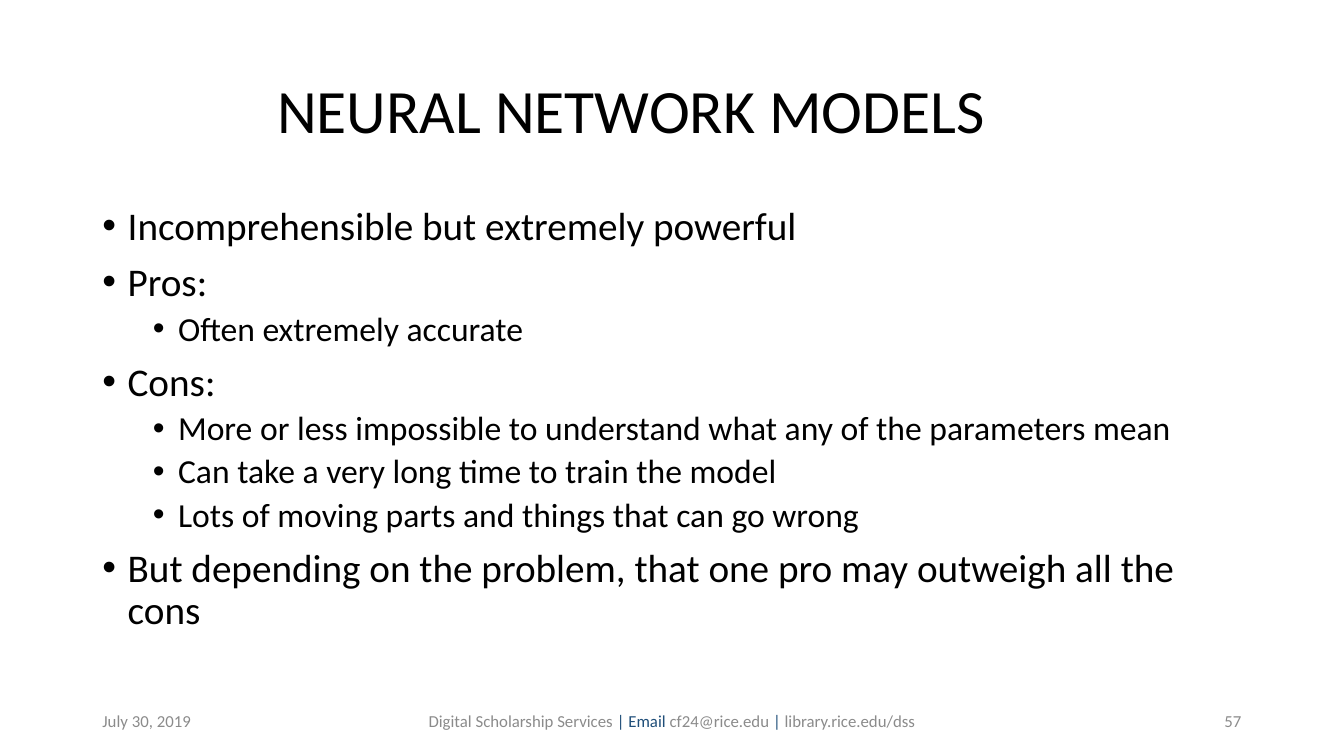
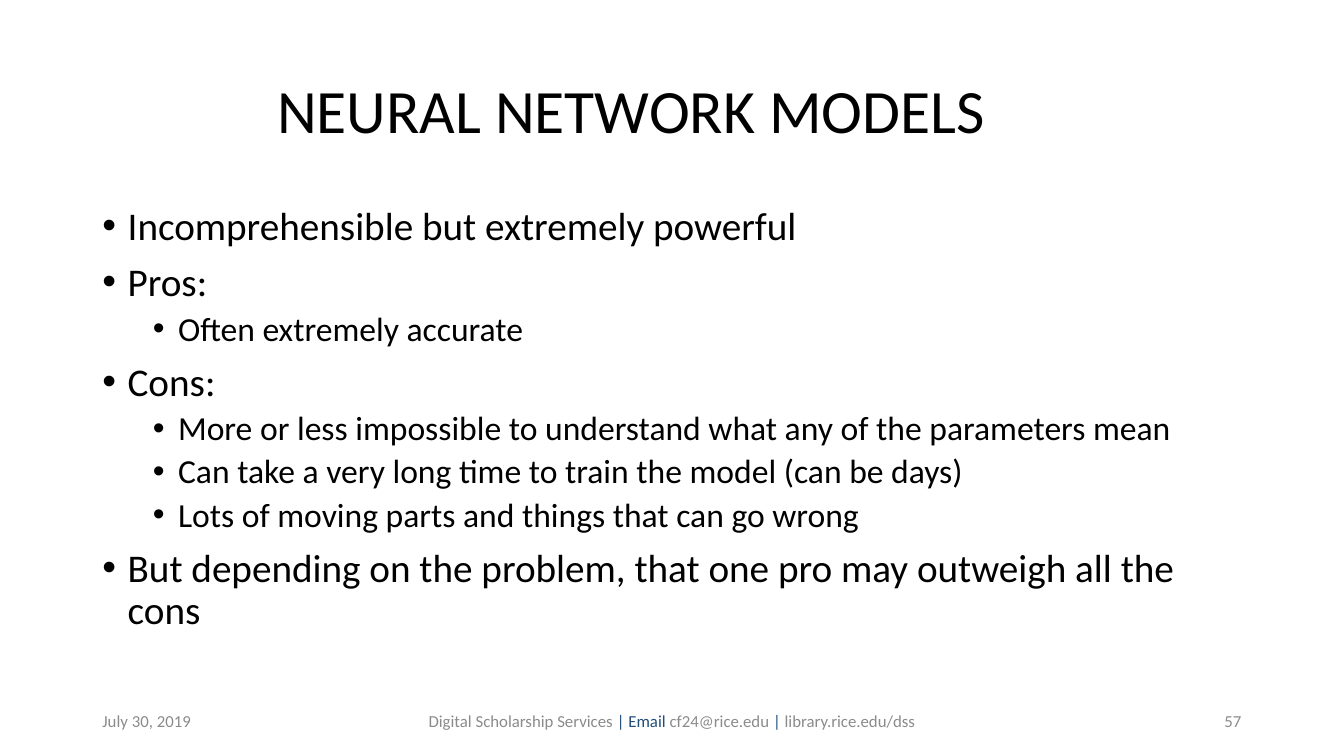
Before and after one commit to bakitybacon/rice-data-and-donuts, a slide deck: slide 57 of tsa/Introduction to Time Series Analysis.pptx. Drawn at 1344x756 pixels with LibreOffice and Linux fonts; fonts in the diff are those of the drawing; background and template pictures are left out. Boxes give left, top, right and bottom in pixels: in the first picture for what was removed or moved away, otherwise in the second. Text is boxed around its words. In the diff, an @@ line names an element or a change of style, - is before the commit and + after.

Commit message:
model comparisons and stuff

```diff
--- a/tsa/Introduction to Time Series Analysis.pptx
+++ b/tsa/Introduction to Time Series Analysis.pptx
@@ text at (x1=178, y1=458, x2=962, y2=489): text changed @@
-  • Can take a very long time to train the model
+  • Can take a very long time to train the model (can be days)
```
Also in this commit, not shown: 7 other slides changed, 9 slides added.
